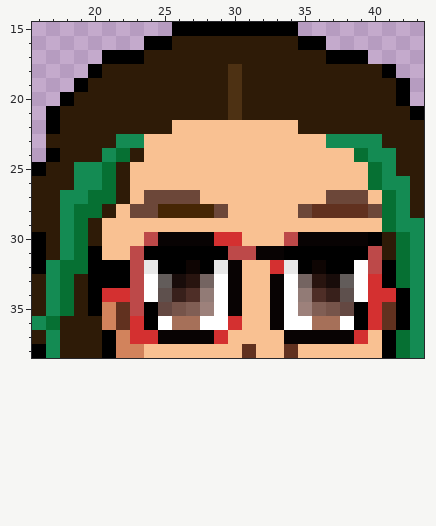
A pixel-art file gets an edit: giovanna.ase. The picture above was drawn from the file before the commit.
64x64 pixels, 1 frame. Colours within 5 levels of each other are drawn and written as one. Shown: x 16..43, y 15..38.
After the commit:
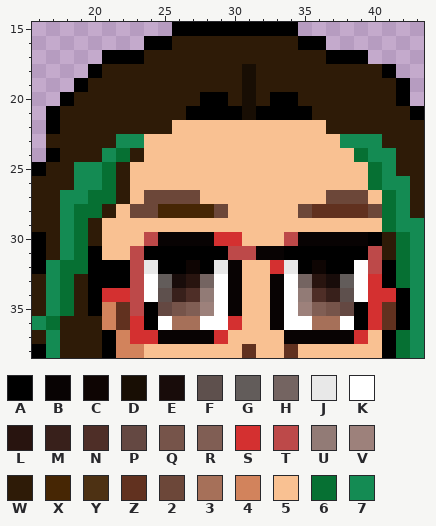
Palette (. is transparent): A #000000  B #080303  C #0e0503  D #180e04  E #180c0a  F #5e504d  G #625c5a  H #746461  J #e8e8e8  K #ffffff  L #28140f  M #38201b  N #4e2e27  P #644842  Q #76544a  R #805e54  S #d43030  T #bd4949  U #927b76  V #9d817b  W #2e1b07  X #462604  Y #4d3113  Z #61311f  2 #6c4739  3 #a67059  4 #d2835c  5 #f9c192  6 #067033  7 #148b53
Edits made:
Colour 5 replaces colour 7 in row 23 at x 37.
Colour 5 replaces colour W in row 22 at x 35 to 36.
Colour A replaces colour W in row 20 at x 28 to 29 and 33 to 34; in row 21 at x 27 to 29 and 32 to 35.
Colour A replaces colour Y in row 21 at x 30.
Colour D replaces colour W in rows 18 to 21 at x 31.
Colour W replaces colour Y in rows 18 to 20 at x 30.
